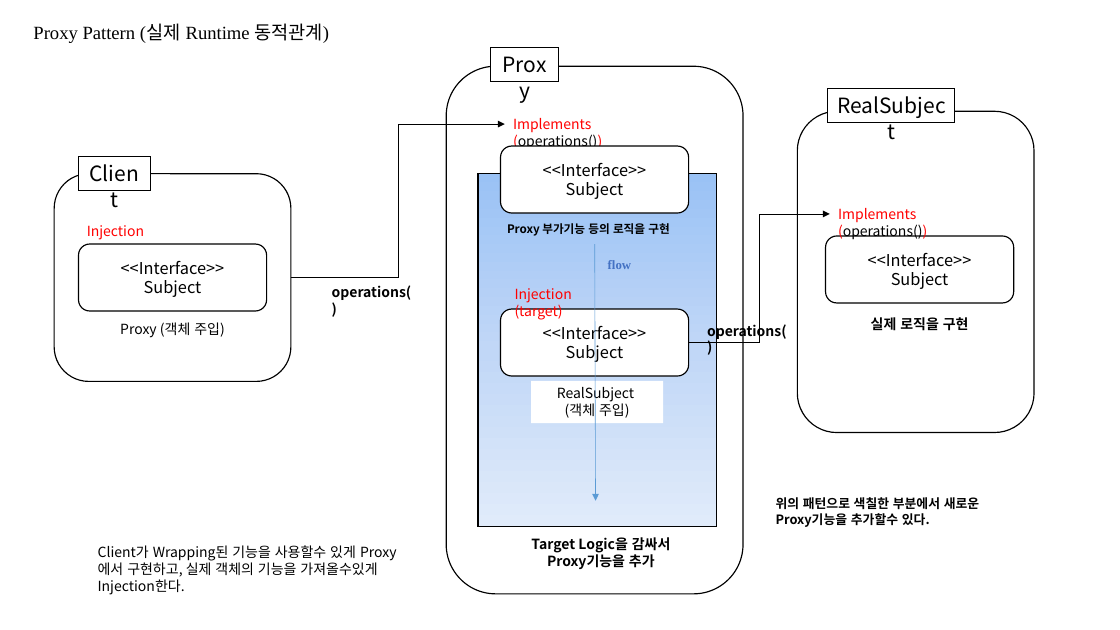
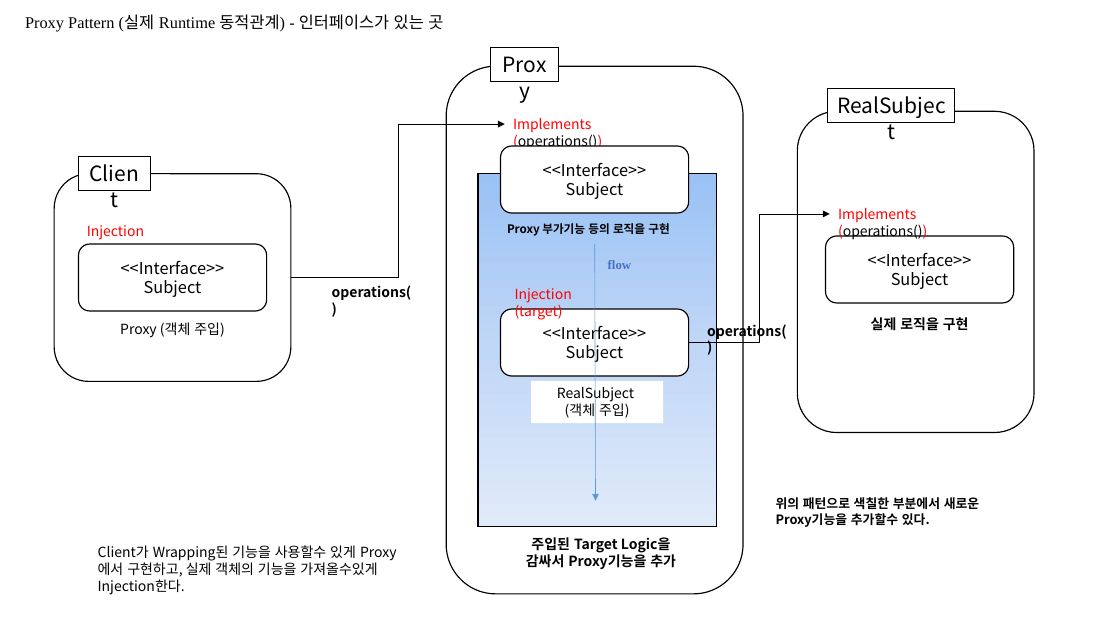
Before and after one commit to taehyuklee/BackEndDevelopment, a slide deck: slide 7 of SpringFramework/SpringAdvanced/DesignPattern.pptx. Drawn at 1120x630 pixels with LibreOffice and Linux fonts; fonts in the diff are those of the drawing. Boxes give left, top, right and bottom in pixels: in the first picture for what was removed or moved away, otherwise in the second. Text is boxed around its words. In the diff, an @@ line names an element or a change of style, - is before the commit and + after.

Commit message:
commit) ProxyPattern V2까지 적용

```diff
--- a/SpringFramework/SpringAdvanced/DesignPattern.pptx
+++ b/SpringFramework/SpringAdvanced/DesignPattern.pptx
@@ text at (x1=25, y1=14, x2=443, y2=32): text changed; size 16 to 14 pt @@
-Proxy Pattern (실제 Runtime 동적관계)
+Proxy Pattern (실제 Runtime 동적관계) - 인터페이스가 있는 곳
@@ text at (x1=526, y1=537, x2=676, y2=569): text changed @@
-Target Logic을 감싸서 Proxy기능을 추가
+주입된 Target Logic을 감싸서 Proxy기능을 추가
```
Also in this commit, not shown: 1 slide added, 8 other files.
